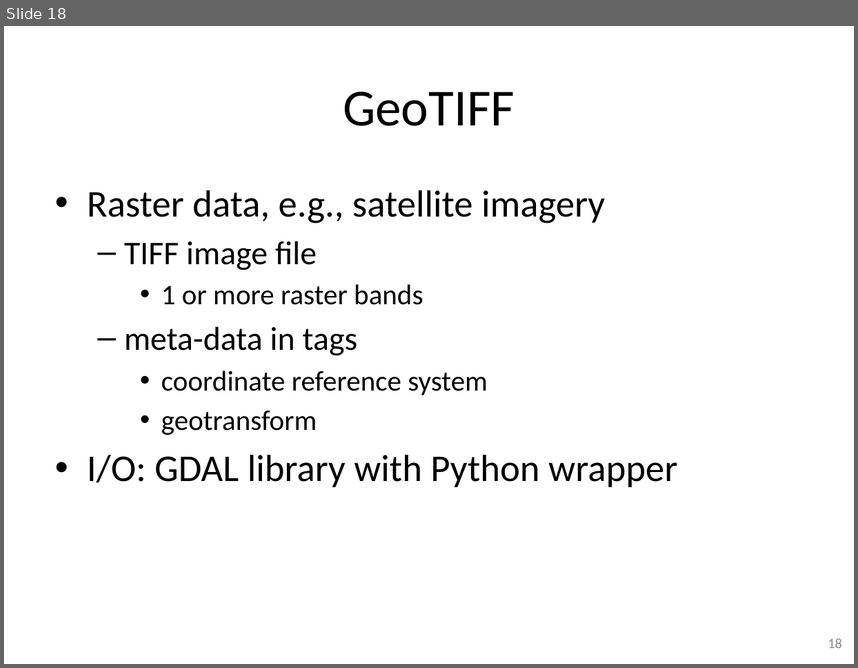
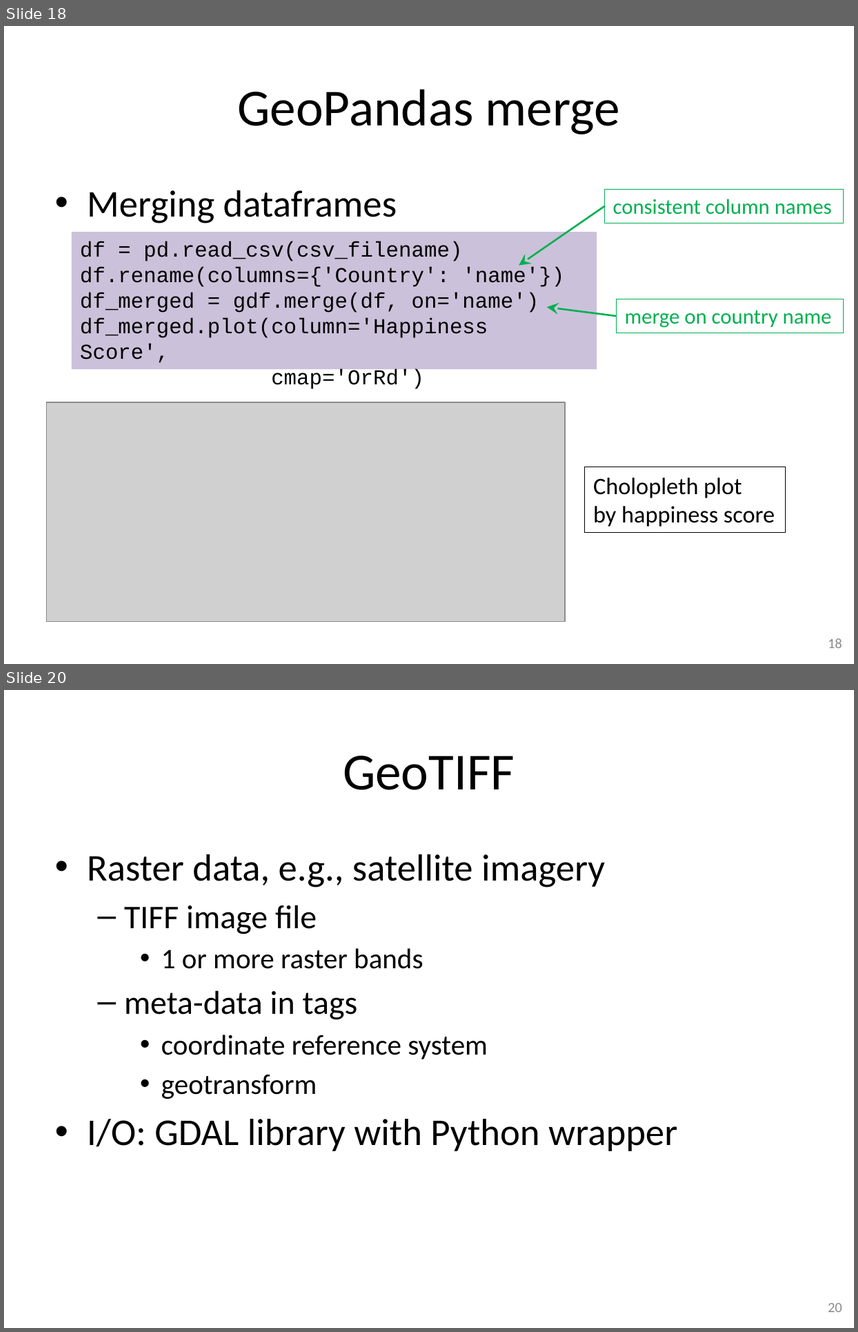
Before and after one commit to gjbex/training-material, a slide deck: Python/python_gis.pptx. Shown one above the other, each under a label of ours: slide 18 before the commit, slides 18 and 20 after it; the slides between them are not shown. The pictures are 858x668 and 858x1332 pixels, drawn with LibreOffice and Linux fonts; fonts in the diff are those of the drawing; grey boxes stand for pictures. Boxes give left, top, right and bottom in pixels: in the first picture for what was removed or moved away, otherwise in the second. Text is boxed around its words. In the diff, an @@ line names an element or a change of style, - is before the commit and + after.

Commit message:
Add GeoPandas merge and dissolve slides

```diff
--- a/Python/python_gis.pptx
+++ b/Python/python_gis.pptx
@@ slide 18 added at box(4, 26, 854, 664), background #FFFFFF @@
@@ title added at box(237, 89, 620, 134), 44 pt, text #000000 @@
+GeoPandas merge
@@ text added at box(87, 190, 397, 223), 32 pt, text #000000 @@
+• Merging dataframes
@@ rectangle added at box(605, 190, 844, 223), fill #FFFFFF, outline #00B050 0.75 pt, 18 pt, text #00B050 @@
+consistent column names
@@ arrow added from (605, 206) to (519, 265), #00B050 1.5 pt @@
@@ rectangle added at box(71, 232, 597, 370), fill #CCC1DA, 18 pt, text #000000 @@
+df = pd.read_csv(csv_filename)
+df.rename(columns={'Country': 'name'})
+df_merged = gdf.merge(df, on='name')
+df_merged.plot(column='Happiness Score',
+cmap='OrRd')
@@ arrow added from (616, 316) to (547, 307), #00B050 1.5 pt @@
@@ rectangle added at box(616, 299, 843, 333), fill #FFFFFF, outline #00B050 0.75 pt, 18 pt, text #00B050 @@
+merge on country name
@@ picture added at box(47, 402, 565, 621) @@
@@ rectangle added at box(584, 466, 785, 532), outline #000000 0.75 pt, 20 pt, text #000000 @@
+Cholopleth plot
+by happiness score
@@ page number added at box(828, 638, 842, 648), 12 pt, text #8C8C8C @@
+18
@@ what was slide 18 is now slide 20 @@
@@ page number at box(828, 1303, 842, 1312): text changed @@
-18
+20
```
Also in this commit, not shown: 1 other slide added.
